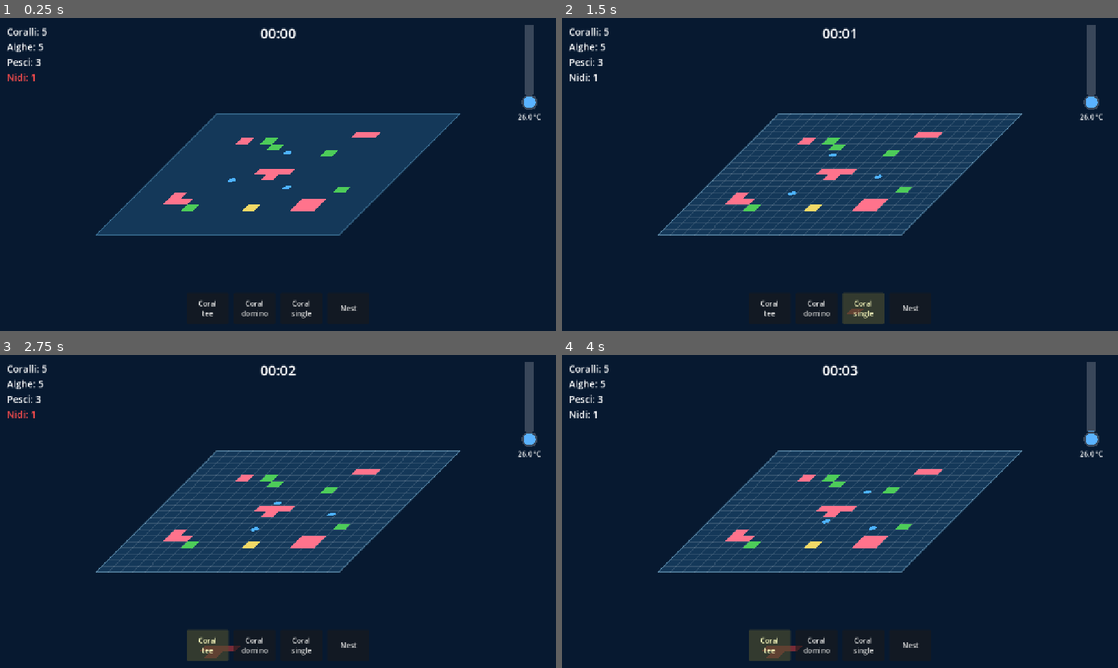
Above: before the commit, frames 1-4 (two rows, left to right).
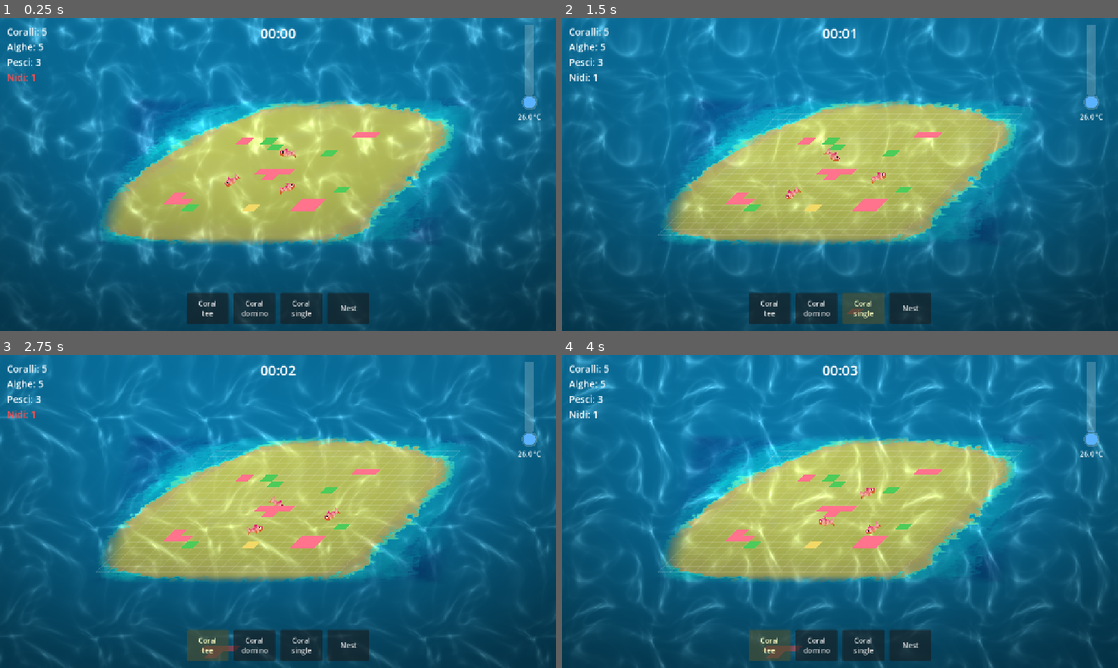
Above: after the commit, the same moments.

Repository: TakFog/rgj2026
Game: Godot game, scene res://main/main.tscn
The game is run twice, just before and just after one commit, with the same random seed, the same clock (stepped at 60 frames per second) and the same inputs.
Inputs:
- Up to frame 1 (0.25 s): no input
- Up to frame 2 (1.5 s): click "Coral single" at 0.5 s; click "Coral single" at 1.25 s
- Up to frame 3 (2.75 s): click "Coral tee" at 2 s
- Up to frame 4 (4 s): click "Nest" at 2.75 s; click "Coral tee" at 3.5 s

The runs differ from the first frame. In frame 1, 97% of the frame differs, in the area x 0-100%, y 0-100%; in frame 2, 96%; in frame 3, 97%; in frame 4, 97%.

Commit message:
Add map, fish and predator sprites and an underwater seabed shader
- Painted map fitted onto the island (sand parallelogram mapped to the
  projected grid), edges faded into the open seabed.
- Fish and predator sprites face their heading: mirrored when swimming
  left, tilted toward the heading (SpriteFacing, unit tested).
- Seabed shader (WebGL2-safe): water tint, caustics, depth patches,
  vignette and a light refraction wobble of the map.

Diff:
--- /dev/null
+++ b/core/sprite_facing.gd
@@ -0,0 +1,33 @@
+class_name SpriteFacing
+extends RefCounted
+## Orients a side-view creature sprite along its screen-space heading: the
+## sprite is mirrored when swimming left (so it never turns upside down) and
+## tilted toward the heading, up to `max_tilt` radians.
+## The art is drawn at an arbitrary angle: `axis` is the direction (texture
+## space, radians) from tail to head, `center` the body centre in texture px
+## and `length` the body length in texture px.
+
+var center: Vector2
+var axis: float
+var length: float
+var max_tilt: float
+
+
+func _init(p_center: Vector2, p_axis: float, p_length: float, p_max_tilt: float) -> void:
+	center = p_center
+	axis = p_axis
+	length = p_length
+	max_tilt = p_max_tilt
+
+
+## Texture → local transform drawing the body `screen_length` px long, centred
+## on the origin and facing `heading` (screen space). A zero heading faces right.
+func transform(heading: Vector2, screen_length: float) -> Transform2D:
+	var k := screen_length / length
+	var upright := Transform2D(-axis, Vector2(k, k), 0.0, Vector2.ZERO) * Transform2D(0.0, -center)
+	var left := heading.x < 0.0
+	var angle := heading.angle() if heading != Vector2.ZERO else 0.0
+	if left:
+		angle = wrapf(angle - PI, -PI, PI)
+	var facing := Transform2D(clampf(angle, -max_tilt, max_tilt), Vector2(-1.0 if left else 1.0, 1.0), 0.0, Vector2.ZERO)
+	return facing * upright
--- a/entities/fish/fish.gd
+++ b/entities/fish/fish.gd
@@ -81,6 +81,7 @@
 		FishBrain.State.ORDERED, FishBrain.State.SEEKING_FOOD:
 			_follow_path(_speed() * delta)
 	_visual.hunger_ratio = brain.hunger_ratio()
+	_visual.heading = Game.projection.to_screen(_heading) - Game.projection.to_screen(Vector2.ZERO)
 
 
 func is_adult() -> bool:
--- a/entities/fish/fish_visual.gd
+++ b/entities/fish/fish_visual.gd
@@ -1,9 +1,18 @@
 class_name FishVisual
 extends Node2D
-## Placeholder fish drawing in screen space (until real art lands):
-## projected body ellipse, selection ring, hunger bar.
+## Fish drawing in screen space: sprite facing its heading, selection ring,
+## hunger bar.
 
-const BODY_COLOR := Color(0.3, 0.7, 1.0)
+const TEXTURE := preload("res://assets/sprites/fish.png")
+## Body centre, tail→head angle and body length in the texture (measured on the art).
+const FACING_CENTER := Vector2(122, 112)
+const FACING_AXIS_DEG := -38.0
+const FACING_LENGTH := 210.0
+## Half the sprite height, as a fraction of its body length (bars sit above it).
+const SPRITE_HALF_HEIGHT := 0.4
+const MAX_TILT_DEG := 35.0
+## On-screen body length, in fish radii (world units).
+const BODY_LENGTH_RADII := 4.0
 const RING_COLOR := Color(1.0, 1.0, 1.0, 0.9)
 const BAR_BACK := Color(0.0, 0.0, 0.0, 0.6)
 const BAR_FILL := Color(0.95, 0.3, 0.2)
@@ -12,7 +21,15 @@
 const RING_GAP := 4.0
 const SEGMENTS := 16
 
+static var _facing := SpriteFacing.new(FACING_CENTER, deg_to_rad(FACING_AXIS_DEG), FACING_LENGTH, deg_to_rad(MAX_TILT_DEG))
+
 var radius_world := 10.0
+## Swimming direction in screen space.
+var heading := Vector2.RIGHT:
+	set(value):
+		if not value.is_equal_approx(heading):
+			heading = value
+			queue_redraw()
 var hunger_threshold := 0.5
 var adult := true:
 	set(value):
@@ -36,9 +53,12 @@
 		var ring := _ellipse(radius + RING_GAP)
 		ring.append(ring[0])
 		draw_polyline(ring, RING_COLOR, 2.0)
-	draw_colored_polygon(body, BODY_COLOR)
+	var length := radius * BODY_LENGTH_RADII * Game.VIEW_SETTINGS.pixels_per_unit
+	draw_set_transform_matrix(_facing.transform(heading, length))
+	draw_texture(TEXTURE, Vector2.ZERO)
+	draw_set_transform_matrix(Transform2D.IDENTITY)
 	if hunger_ratio > hunger_threshold:
-		var top := 0.0
+		var top := -length * SPRITE_HALF_HEIGHT
 		for point in body:
 			top = minf(top, point.y)
 		var back := Rect2(Vector2(-BAR_SIZE.x * 0.5, top - 8.0), BAR_SIZE)
--- a/entities/predator/predator.gd
+++ b/entities/predator/predator.gd
@@ -81,6 +81,7 @@
 			if _path.is_empty() and not _in_alive_area():
 				destroy()
 	_visual.satiety_ratio = brain.satiety_ratio()
+	_visual.heading = Game.projection.to_screen(_heading) - Game.projection.to_screen(Vector2.ZERO)
 	_visual.leaving = brain.state == PredatorBrain.State.LEAVING
 
 
--- a/entities/predator/predator_visual.gd
+++ b/entities/predator/predator_visual.gd
@@ -1,17 +1,33 @@
 class_name PredatorVisual
 extends Node2D
-## Placeholder predator drawing in screen space (until real art lands):
-## big dark-red projected body and a satiety bar while it hunts.
+## Predator drawing in screen space: sprite facing its heading (dimmed while
+## leaving) and a satiety bar while it hunts.
 
-const BODY_COLOR := Color(0.55, 0.1, 0.12)
-const LEAVING_COLOR := Color(0.4, 0.2, 0.22)
-const OUTLINE_COLOR := Color(1.0, 0.35, 0.3, 0.9)
+const TEXTURE := preload("res://assets/sprites/predator.png")
+## Body centre, tail→head angle and body length in the texture (measured on the art).
+const FACING_CENTER := Vector2(297, 295)
+const FACING_AXIS_DEG := 32.0
+const FACING_LENGTH := 720.0
+## Half the sprite height, as a fraction of its body length (bars sit above it).
+const SPRITE_HALF_HEIGHT := 0.3
+const MAX_TILT_DEG := 30.0
+## On-screen body length, in predator radii (world units).
+const BODY_LENGTH_RADII := 4.5
+const LEAVING_TINT := Color(0.65, 0.65, 0.75)
 const BAR_BACK := Color(0.0, 0.0, 0.0, 0.6)
 const BAR_FILL := Color(1.0, 0.6, 0.2)
 const BAR_SIZE := Vector2(36.0, 5.0)
 const SEGMENTS := 20
 
+static var _facing := SpriteFacing.new(FACING_CENTER, deg_to_rad(FACING_AXIS_DEG), FACING_LENGTH, deg_to_rad(MAX_TILT_DEG))
+
 var radius_world := 22.0
+## Swimming direction in screen space.
+var heading := Vector2.RIGHT:
+	set(value):
+		if not value.is_equal_approx(heading):
+			heading = value
+			queue_redraw()
 var satiety_ratio := 0.0:
 	set(value):
 		if not is_equal_approx(value, satiety_ratio):
@@ -26,13 +42,13 @@
 
 func _draw() -> void:
 	var body := _ellipse(radius_world)
-	draw_colored_polygon(body, LEAVING_COLOR if leaving else BODY_COLOR)
-	var outline := body.duplicate()
-	outline.append(body[0])
-	draw_polyline(outline, OUTLINE_COLOR, 2.0)
+	var length := radius_world * BODY_LENGTH_RADII * Game.VIEW_SETTINGS.pixels_per_unit
+	draw_set_transform_matrix(_facing.transform(heading, length))
+	draw_texture(TEXTURE, Vector2.ZERO, LEAVING_TINT if leaving else Color.WHITE)
+	draw_set_transform_matrix(Transform2D.IDENTITY)
 	if leaving:
 		return
-	var top := 0.0
+	var top := -length * SPRITE_HALF_HEIGHT
 	for point in body:
 		top = minf(top, point.y)
 	var back := Rect2(Vector2(-BAR_SIZE.x * 0.5, top - 10.0), BAR_SIZE)
--- a/main/ground.gd
+++ b/main/ground.gd
@@ -1,16 +1,60 @@
 extends Node2D
-## Draws the open seabed over the whole screen, the playable island on top
-## of it and, while placing, the grid lines (island only).
+## Draws the open seabed over the whole screen, the painted map on top of it
+## (its sand fitted onto the playable island) and, while placing, the grid
+## lines (island only). Seabed and map share the animated seabed shader
+## (main/seabed.gdshader: caustics, light shafts, refraction).
 
-const OPEN_SEABED := Color(0.03, 0.1, 0.19)
-const ISLAND := Color(0.08, 0.22, 0.35)
-const ISLAND_EDGE := Color(0.35, 0.6, 0.75, 0.6)
-const ISLAND_EDGE_WIDTH := 3.0
+const MAP := preload("res://assets/sprites/map.png")
+## The map's sand area as a parallelogram (texture px, measured on the art):
+## top/bottom rows and the range of `x + SAND_SLANT * y` across it.
+const SAND_TOP := 94.0
+const SAND_BOTTOM := 1022.0
+const SAND_SLANT := 0.55
+const SAND_LEFT := 544.0
+const SAND_RIGHT := 1923.0
+## Grows the fitted sand past the island border, so its ragged edge stays outside.
+const SAND_MARGIN := 0.04
+## Average colour of the map's outer border, fills the screen around it.
+const OPEN_SEABED := Color8(2, 126, 188)
+## Fraction of the map width/height (per side) faded out into OPEN_SEABED,
+## hiding its edges. Kept inside the water margin around the sand.
+const MAP_EDGE_FADE := Vector2(0.1, 0.08)
 const GRID_LINE := Color(1, 1, 1, 0.12)
+const SEABED_SHADER := preload("res://main/seabed.gdshader")
+
+
+## Grid lines over the island, shown while placing.
+class GridLines extends Node2D:
+	func _process(_delta: float) -> void:
+		queue_redraw()
+
+	func _draw() -> void:
+		if not Game.placing:
+			return
+		var size := Game.grid.world_size()
+		var step := Game.grid.cell_size
+		for x in Game.grid.size.x + 1:
+			draw_line(Game.projection.to_screen(Vector2(x * step, 0)), Game.projection.to_screen(Vector2(x * step, size.y)), GRID_LINE)
+		for y in Game.grid.size.y + 1:
+			draw_line(Game.projection.to_screen(Vector2(0, y * step)), Game.projection.to_screen(Vector2(size.x, y * step)), GRID_LINE)
 
 
 func _ready() -> void:
 	z_index = -100
+	var size := Game.grid.world_size()
+	var corners := PackedVector2Array([Vector2.ZERO, Vector2(size.x, 0), size, Vector2(0, size.y)])
+	var map := Sprite2D.new()
+	map.name = "Map"
+	map.texture = MAP
+	map.centered = false
+	map.transform = _map_transform(Game.projection.project_polygon(corners, Vector2.ZERO))
+	material = _seabed_material()
+	map.material = _seabed_material()
+	map.material.set_shader_parameter("edge_fade", MAP_EDGE_FADE)
+	add_child(map)
+	var grid := GridLines.new()
+	grid.name = "GridLines"
+	add_child(grid)
 
 
 func _process(_delta: float) -> void:
@@ -18,21 +62,26 @@
 
 
 func _draw() -> void:
-	var size := Game.grid.world_size()
-	var corners := PackedVector2Array([Vector2.ZERO, Vector2(size.x, 0), size, Vector2(0, size.y)])
-	var island := Game.projection.project_polygon(corners, Vector2.ZERO)
 	draw_colored_polygon(_screen_polygon(), OPEN_SEABED)
-	draw_colored_polygon(island, ISLAND)
-	var outline := island.duplicate()
-	outline.append(island[0])
-	draw_polyline(outline, ISLAND_EDGE, ISLAND_EDGE_WIDTH, true)
-	if not Game.placing:
-		return
-	var step := Game.grid.cell_size
-	for x in Game.grid.size.x + 1:
-		draw_line(Game.projection.to_screen(Vector2(x * step, 0)), Game.projection.to_screen(Vector2(x * step, size.y)), GRID_LINE)
-	for y in Game.grid.size.y + 1:
-		draw_line(Game.projection.to_screen(Vector2(0, y * step)), Game.projection.to_screen(Vector2(size.x, y * step)), GRID_LINE)
+
+
+func _seabed_material() -> ShaderMaterial:
+	var seabed := ShaderMaterial.new()
+	seabed.shader = SEABED_SHADER
+	return seabed
+
+
+## Map texture → local transform mapping the sand parallelogram onto `island`
+## (its 4 projected corners, grown by SAND_MARGIN).
+func _map_transform(island: PackedVector2Array) -> Transform2D:
+	var height := SAND_BOTTOM - SAND_TOP
+	var sand := Transform2D(Vector2(SAND_RIGHT - SAND_LEFT, 0.0), Vector2(-SAND_SLANT * height, height),
+		Vector2(SAND_LEFT - SAND_SLANT * SAND_TOP, SAND_TOP))
+	var x_edge := island[1] - island[0]
+	var y_edge := island[3] - island[0]
+	var grown := Transform2D(x_edge * (1.0 + 2.0 * SAND_MARGIN), y_edge * (1.0 + 2.0 * SAND_MARGIN),
+		island[0] - (x_edge + y_edge) * SAND_MARGIN)
+	return grown * sand.affine_inverse()
 
 
 ## The visible screen area in this node's coordinates (camera included).
--- /dev/null
+++ b/main/seabed.gdshader
@@ -0,0 +1,93 @@
+// Underwater seabed look (Ground and its painted map): teal water tint,
+// a network of bright caustic lines, uneven depth and a darker vignette.
+// Web-safe: Compatibility renderer / WebGL2, no screen texture, fixed-size loop.
+// Caustics live in canvas (world) space, the vignette in screen space, so
+// both stay continuous across the open seabed fill and the map drawn over it.
+shader_type canvas_item;
+
+// Water colour grade: the art's brightness in this colour, blended by `tint_amount`.
+uniform vec3 water_tint : source_color = vec3(0.2, 0.75, 0.85);
+uniform float tint_amount : hint_range(0.0, 1.0) = 0.3;
+// Caustic light network: tile size (canvas px), speed, line brightness.
+uniform vec3 caustic_color : source_color = vec3(0.85, 1.0, 1.0);
+uniform float caustic_scale = 360.0;
+uniform float caustic_speed = 0.3;
+uniform float caustic_strength : hint_range(0.0, 2.0) = 0.45;
+// Large dark/light patches, like uneven depth (canvas px).
+uniform float depth_scale = 600.0;
+uniform float depth_strength : hint_range(0.0, 1.0) = 0.15;
+// Darkening towards the screen edges, strongest at the bottom corners.
+uniform float vignette_strength : hint_range(0.0, 1.0) = 0.55;
+// Refraction wobble of the texture (texture px).
+uniform float wobble_pixels = 2.5;
+uniform float wobble_speed = 0.8;
+// Fraction of the texture width/height (per side) faded to transparent.
+// Zero disables the fade (used by the untextured seabed fill).
+uniform vec2 edge_fade = vec2(0.0);
+
+varying vec2 world_pos;
+varying vec4 tint;
+
+
+void vertex() {
+	world_pos = (MODEL_MATRIX * vec4(VERTEX, 0.0, 1.0)).xy;
+	tint = COLOR;
+}
+
+
+float hash(vec2 p) {
+	return fract(sin(dot(p, vec2(127.1, 311.7))) * 43758.5453);
+}
+
+
+float value_noise(vec2 p) {
+	vec2 i = floor(p);
+	vec2 f = fract(p);
+	vec2 u = f * f * (3.0 - 2.0 * f);
+	return mix(mix(hash(i), hash(i + vec2(1.0, 0.0)), u.x),
+		mix(hash(i + vec2(0.0, 1.0)), hash(i + vec2(1.0, 1.0)), u.x), u.y);
+}
+
+
+// Tileable water caustics (iterated sin/cos distortion): thin bright lines, in [0, 1].
+float caustics(vec2 pos, float t) {
+	vec2 p = mod(pos / caustic_scale * TAU, TAU) - 250.0;
+	vec2 i = p;
+	float c = 1.0;
+	const float intensity = 0.005;
+	for (int n = 0; n < 4; n++) {
+		float tn = t * (1.0 - 3.5 / float(n + 1));
+		i = p + vec2(cos(tn - i.x) + sin(tn + i.y), sin(tn - i.y) + cos(tn + i.x));
+		c += 1.0 / length(vec2(p.x / (sin(i.x + tn) / intensity), p.y / (cos(i.y + tn) / intensity)));
+	}
+	c /= 4.0;
+	c = 1.17 - pow(c, 1.4);
+	return clamp(pow(abs(c), 10.0), 0.0, 1.0);
+}
+
+
+void fragment() {
+	vec2 wobble = vec2(sin(world_pos.y * 0.035 + TIME * wobble_speed),
+		cos(world_pos.x * 0.03 + TIME * wobble_speed * 1.3)) * wobble_pixels * TEXTURE_PIXEL_SIZE;
+	vec2 uv = clamp(UV + wobble, vec2(0.0), vec2(1.0));
+	vec4 color = texture(TEXTURE, uv) * tint;
+
+	// Tint by brightness (not hue), so warm sand stays sandy instead of turning green.
+	float luma = dot(color.rgb, vec3(0.299, 0.587, 0.114));
+	color.rgb = mix(color.rgb, luma * water_tint * 1.3, tint_amount);
+
+	float depth = value_noise(world_pos / depth_scale + vec2(TIME * 0.02, 0.0));
+	color.rgb *= 1.0 - depth_strength * depth;
+
+	float light = caustics(world_pos, TIME * caustic_speed + 23.0);
+	color.rgb += caustic_color * light * caustic_strength;
+
+	vec2 from_top = (SCREEN_UV - vec2(0.5, 0.0)) * vec2(1.0, 0.8);
+	color.rgb *= 1.0 - vignette_strength * smoothstep(0.35, 1.0, length(from_top));
+
+	if (edge_fade.x > 0.0 && edge_fade.y > 0.0) {
+		vec2 edge = min(UV, 1.0 - UV) / edge_fade;
+		color.a *= smoothstep(0.0, 1.0, clamp(min(edge.x, edge.y), 0.0, 1.0));
+	}
+	COLOR = color;
+}
--- /dev/null
+++ b/tests/unit/test_sprite_facing.gd
@@ -0,0 +1,46 @@
+extends TestCase
+
+# Sprite whose head points down-right at 45°, centred at (50, 50), 100 px long.
+var facing := SpriteFacing.new(Vector2(50, 50), PI / 4.0, 100.0, deg_to_rad(30.0))
+var tail := Vector2(50, 50) - Vector2.from_angle(PI / 4.0) * 50.0
+var head := Vector2(50, 50) + Vector2.from_angle(PI / 4.0) * 50.0
+
+
+func test_centre_maps_to_origin() -> void:
+	assert_almost(facing.transform(Vector2.RIGHT, 20.0) * Vector2(50, 50), Vector2.ZERO)
+
+
+func test_swimming_right_is_horizontal_and_scaled() -> void:
+	var t := facing.transform(Vector2.RIGHT, 20.0)
+	assert_almost(t * head, Vector2(10, 0))
+	assert_almost(t * tail, Vector2(-10, 0))
+
+
+func test_swimming_left_mirrors_the_sprite() -> void:
+	var t := facing.transform(Vector2.LEFT, 20.0)
+	assert_almost(t * head, Vector2(-10, 0))
+
+
+func test_mirrored_sprite_stays_upright() -> void:
+	# A point above the body (smaller y) stays above when mirrored.
+	var above := Vector2(50, 50) + Vector2.from_angle(PI / 4.0 - PI / 2.0) * 10.0
+	assert_true((facing.transform(Vector2.LEFT, 100.0) * above).y < 0.0)
+
+
+func test_tilt_follows_heading_within_limit() -> void:
+	var t := facing.transform(Vector2.from_angle(deg_to_rad(20.0)), 20.0)
+	assert_almost(t * head, Vector2.from_angle(deg_to_rad(20.0)) * 10.0)
+
+
+func test_tilt_is_clamped() -> void:
+	var t := facing.transform(Vector2.DOWN + Vector2.RIGHT * 0.01, 20.0)
+	assert_almost(t * head, Vector2.from_angle(deg_to_rad(30.0)) * 10.0)
+
+
+func test_tilt_when_swimming_down_left() -> void:
+	var t := facing.transform(Vector2.from_angle(deg_to_rad(160.0)), 20.0)
+	assert_almost(t * head, Vector2.from_angle(deg_to_rad(160.0)) * 10.0)
+
+
+func test_zero_heading_faces_right() -> void:
+	assert_almost(facing.transform(Vector2.ZERO, 20.0) * head, Vector2(10, 0))
Binary file added: assets/sprites/fish.png
Not shown, added: assets/sprites/fish.png.import
Binary file added: assets/sprites/map.png
Not shown, added: assets/sprites/map.png.import
Binary file added: assets/sprites/predator.png
Not shown, added: assets/sprites/predator.png.import
Not shown, added: core/sprite_facing.gd.uid
Not shown, added: main/seabed.gdshader.uid
Not shown, added: tests/unit/test_sprite_facing.gd.uid
